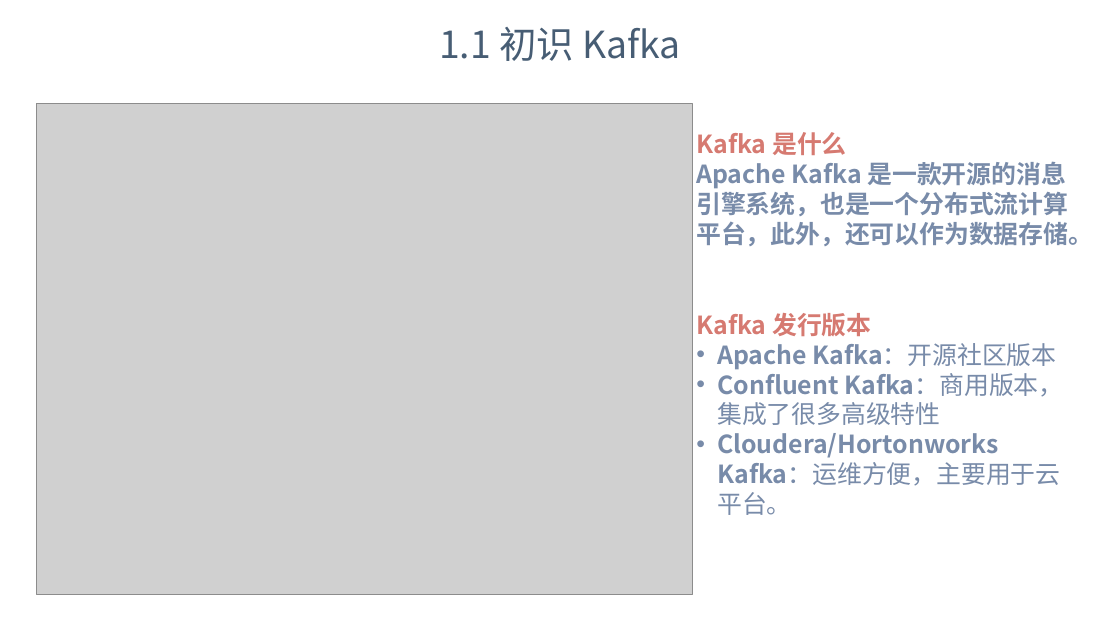
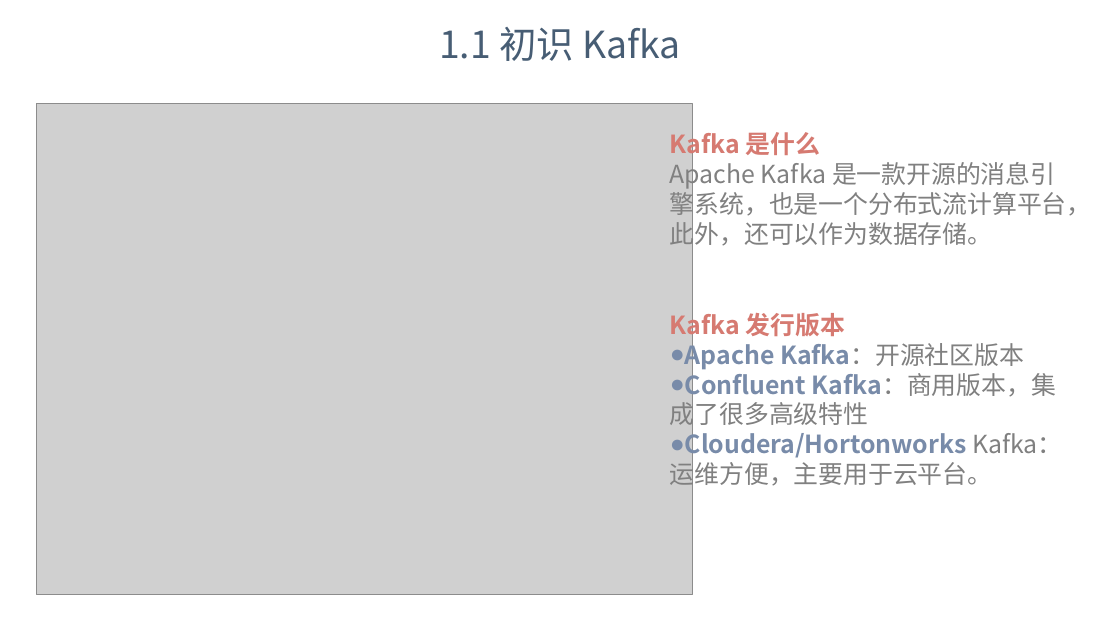
Before and after one commit to dunwu/bigdata-tutorial, a slide deck: slide 4 of assets/kafka/kafka.pptx. Drawn at 1120x630 pixels with LibreOffice and Linux fonts; fonts in the diff are those of the drawing; grey boxes stand for pictures; background and template pictures are left out. Boxes give left, top, right and bottom in pixels: in the first picture for what was removed or moved away, otherwise in the second. Text is boxed around its words. In the diff, an @@ line names an element or a change of style, - is before the commit and + after.

```diff
--- a/assets/kafka/kafka.pptx
+++ b/assets/kafka/kafka.pptx
@@ text "Kafka 是什么": place and size @@
-text "Kafka 是什么" at box(696, 132, 1093, 246)
+text "Kafka 是什么" at box(670, 128, 1092, 250)
@@ text at box(670, 158, 1092, 250): text colour #788BA9 to #808080, bold off in "Apache Kafka 是一款开源的消息引擎系统，也是一个分布式流计算平台，此外，还可以作为数据存储。" @@
@@ text "Kafka 发行版本": place and size @@
-text "Kafka 发行版本" at box(696, 313, 1063, 515)
+text "Kafka 发行版本" at box(670, 308, 1062, 490)
@@ text at box(670, 338, 1062, 490): text colour #788BA9 to #808080 in "Kafka：开源社区版本", "Kafka：商用版本，集成了很多高级特性", "Kafka：运维方便，主要用于云平台。"; bold off in "Kafka：运维方便，主要用于云平台。"; bullet • to ● @@
```
Also in this commit, not shown: 19 other slides changed, 2 slides added, 2 slides removed.
